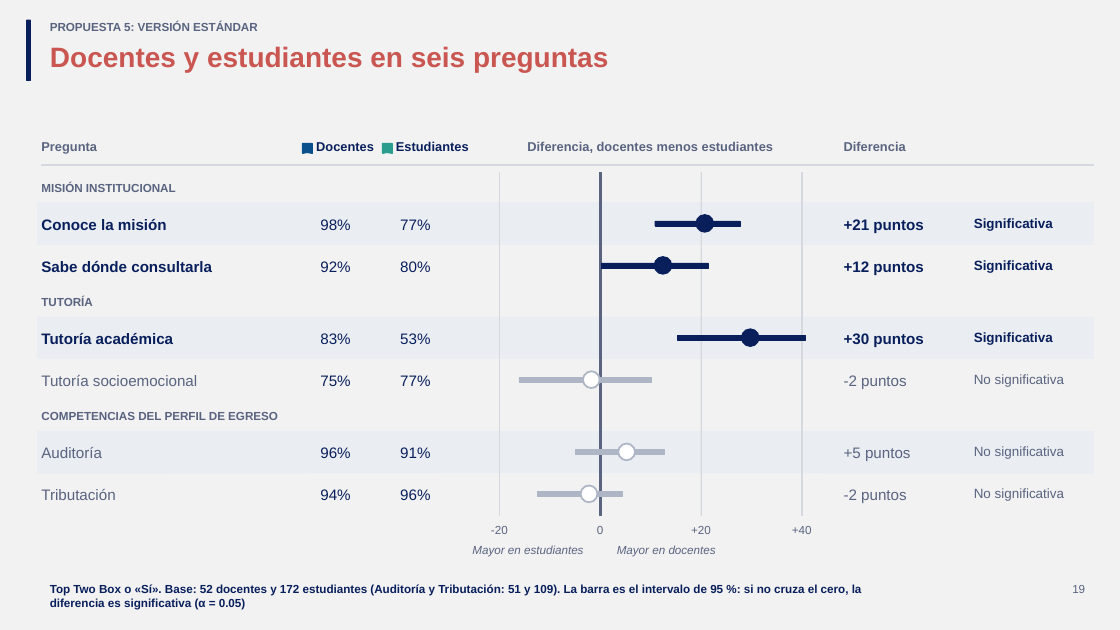
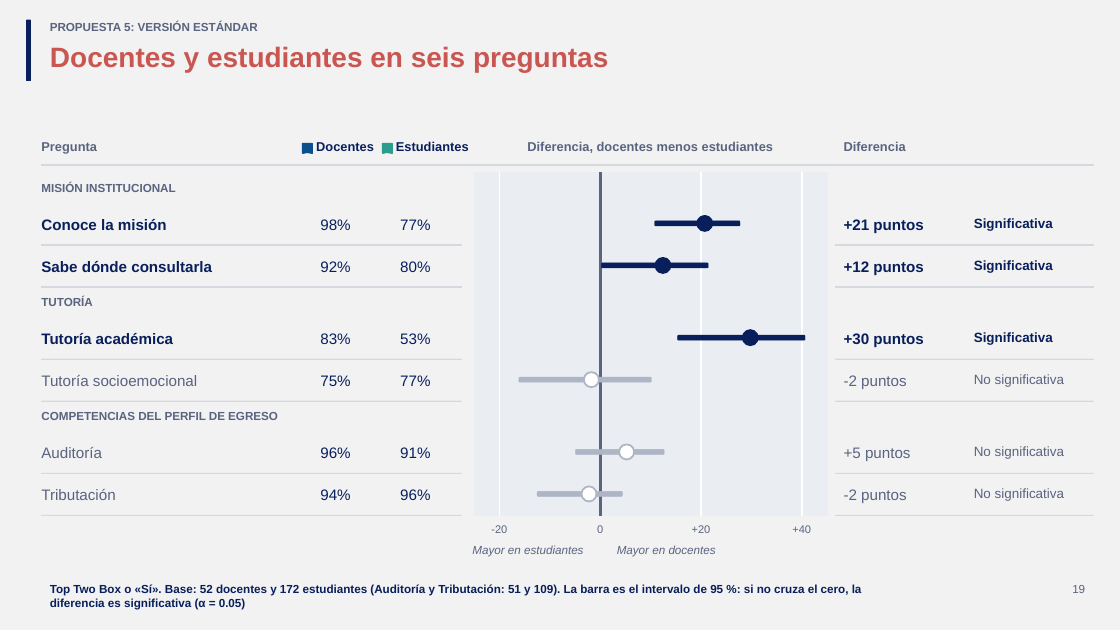
Before and after one commit to GonzaloAlmendariz/prosecnur-app, a slide deck: slide 19 of docs/qa/motor-ppt-2026-10-06/4-recetario/propuestas-rescatables.pptx. Drawn at 1120x630 pixels with LibreOffice and Linux fonts; fonts in the diff are those of the drawing; background and template pictures are left out. Boxes give left, top, right and bottom in pixels: in the first picture for what was removed or moved away, otherwise in the second. Text is boxed around its words. In the diff, an @@ line names an element or a change of style, - is before the commit and + after.

```diff
--- a/docs/qa/motor-ppt-2026-10-06/4-recetario/propuestas-rescatables.pptx
+++ b/docs/qa/motor-ppt-2026-10-06/4-recetario/propuestas-rescatables.pptx
@@ rectangle: place and size @@
-rectangle at [38,317,1094,359]
+rectangle at [474,172,827,515]
@@ fill #D5D9DF to #FFFFFF; outline #D5D9DF 0.25 pt to #FFFFFF 0.25 pt in 3 elements at [499,172,500,515], [701,172,702,515], [802,172,802,515] @@
@@ rectangle removed at [38,202,1094,245] @@
@@ rectangle added at [41,245,461,245], fill #D5D9DF, outline #D5D9DF 0.25 pt @@
@@ rectangle added at [836,245,1094,245], fill #D5D9DF, outline #D5D9DF 0.25 pt @@
@@ rectangle added at [41,287,461,287], fill #D5D9DF, outline #D5D9DF 0.25 pt @@
@@ rectangle added at [836,287,1094,287], fill #D5D9DF, outline #D5D9DF 0.25 pt @@
@@ rectangle added at [41,359,461,360], fill #D5D9DF, outline #D5D9DF 0.25 pt @@
@@ rounded rectangle at [678,335,806,340]: rectangle to rounded rectangle @@
@@ rectangle added at [836,359,1094,360], fill #D5D9DF, outline #D5D9DF 0.25 pt @@
@@ rectangle added at [41,401,461,402], fill #D5D9DF, outline #D5D9DF 0.25 pt @@
@@ rectangle added at [836,401,1094,402], fill #D5D9DF, outline #D5D9DF 0.25 pt @@
@@ rectangle removed at [38,431,1094,473] @@
@@ rectangle added at [41,473,461,474], fill #D5D9DF, outline #D5D9DF 0.25 pt @@
@@ rectangle added at [836,473,1094,474], fill #D5D9DF, outline #D5D9DF 0.25 pt @@
@@ rectangle added at [41,515,461,516], fill #D5D9DF, outline #D5D9DF 0.25 pt @@
@@ size 10 to 9.5 pt in 3 elements at [491,525,507,533], [692,525,711,533], [792,525,811,533] @@
@@ rectangle added at [836,515,1094,516], fill #D5D9DF, outline #D5D9DF 0.25 pt @@
```
Also in this commit, not shown: 6 other slides changed, 2 other files.
